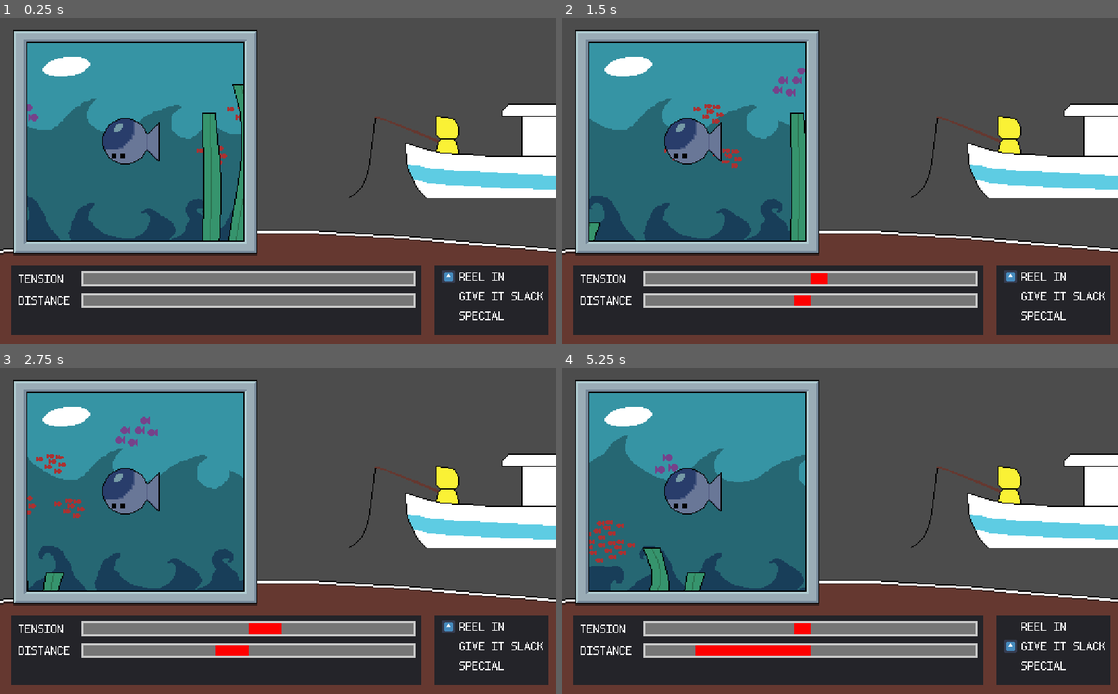
Above: before the commit, frames 1-4 (two rows, left to right).
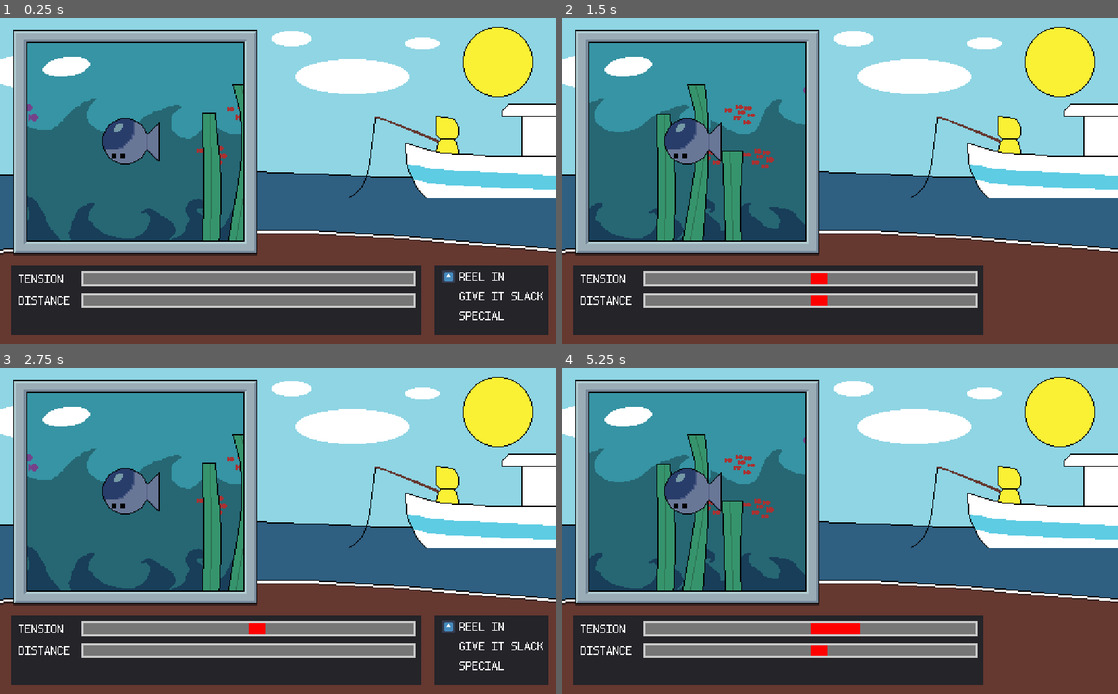
Above: after the commit, the same moments.

Repository: TateKennington/Battle-Fish-Saga
Game: Godot game, scene res://Battle.tscn
The game is run twice, just before and just after one commit, with the same random seed, the same clock (stepped at 60 frames per second) and the same inputs. The engine's default icon, where the game draws it, is replaced by a stand-in: a white triangle on a blue panel in a dark square.
Inputs:
- Up to frame 1 (0.25 s): no input
- Up to frame 2 (1.5 s): tap Enter at 0.5 s; hold Up 0.53-1.28 s; tap Space at 0.77 s; hold Down from 1.28 s (still down)
- Up to frame 3 (2.75 s): tap Space at 1.52 s; release Down at 2.03 s; hold Up from 2.03 s (still down)
- Up to frame 4 (5.25 s): tap Space at 2.75, 3.02, 3.77, 4.52 s; release Up at 3.53 s; hold Down from 3.53 s (still down)

The runs differ from the first frame. In frame 1, 34% of the frame differs, in the area x 0-100%, y 0-72%; in frame 2, 46%, in the area x 0-100%, y 0-98%; in frame 3, 40%; in frame 4, 46%.

Commit message:
Rework animations, start adding boat backgrounds

Diff:
--- a/Battle.gd
+++ b/Battle.gd
@@ -17,13 +17,18 @@
 	gui.set_tension(0)
 	gui.set_distance(0)
 	gui.set_moves_list(player.get_moves_list())
+	var animations = player.get_animations_list();
+	for animation in animations:
+		enemy.add_animation(animation.name, animation.fish)
 	play_turn();
 
 func play_turn():
 	gui.activate();
 	yield(gui, "choose_move")
 	check_end();
+	yield(get_tree().create_timer(1), 'timeout')
 	print("Enemy Turn")
+	#yield(enemy, "animation_finished")
 	enemy.play_turn()
 	yield(enemy, "turn_finished")
 	check_end();
@@ -37,11 +42,12 @@
 		print("You lose")
 		#get_tree().quit()
 
-func on_move(distance_change: float, tension_change: float):
+func on_move(distance_change: float, tension_change: float, move_name: String):
 	print(distance_change)
 	print(tension_change)
 	distance += distance_change;
 	tension += tension_change;
 	gui.set_tension(tension);
 	gui.set_distance(distance);
-	#enemy.move(distance_change)
+
+	enemy.play_animation(move_name)
--- a/Battle.tscn
+++ b/Battle.tscn
@@ -7,6 +7,7 @@
 [ext_resource path="res://Background/OceanBackground-Far.png" type="Texture" id=5]
 [ext_resource path="res://Background/OceanBackground-Close.png" type="Texture" id=6]
 [ext_resource path="res://Background/OceanBackground-Fish.png" type="Texture" id=7]
+[ext_resource path="res://Background/Battle/Background.png" type="Texture" id=8]
 
 [node name="Battle" type="Node2D"]
 script = ExtResource( 1 )
@@ -15,8 +16,14 @@
 
 [node name="BattleGUI" parent="CanvasLayer" instance=ExtResource( 4 )]
 
+[node name="Background" type="Sprite" parent="."]
+texture = ExtResource( 8 )
+centered = false
+
 [node name="Player" parent="." instance=ExtResource( 2 )]
 position = Vector2( 417, 117.924 )
+
+[node name="Foreground" type="Sprite" parent="."]
 
 [node name="ViewportContainer" type="ViewportContainer" parent="."]
 margin_left = 24.0
--- a/Enemy/DonkFish/DonkFish.gd
+++ b/Enemy/DonkFish/DonkFish.gd
@@ -1,9 +1,8 @@
 extends "res://Enemy/Enemy.gd"
 
-signal move(distance_change, tension_change)
+signal move(distance_change, tension_change, move_name)
 
 func play_turn():
-	emit_signal("move", -10, 0)
-	animPlayer.play("donk")
-	yield(animPlayer, 'animation_finished')
+	emit_signal("move", -10, 0, 'donk')
+	yield(anim_player, 'animation_finished')
 	.play_turn();
--- a/Enemy/DonkFish/DonkFish.tscn
+++ b/Enemy/DonkFish/DonkFish.tscn
@@ -41,7 +41,7 @@
 "times": PoolRealArray( 0.2 ),
 "transitions": PoolRealArray( 1 ),
 "values": [ {
-"args": [ -100.0, 0.1 ],
+"args": [ -10.0, 0.1 ],
 "method": "move"
 } ]
 }
--- a/Enemy/Enemy.gd
+++ b/Enemy/Enemy.gd
@@ -7,14 +7,21 @@
 
 onready var sprite: Sprite = $Sprite;
 onready var tween:Tween = $Tween;
-onready var animPlayer:AnimationPlayer = $AnimationPlayer;
+onready var anim_player:AnimationPlayer = $AnimationPlayer;
 
 func play_turn():
 	yield(get_tree().create_timer(0.1), "timeout")
 	emit_signal("turn_finished")
 
+func add_animation(name: String, animation: Animation):
+	anim_player.add_animation(name, animation);
+
+func play_animation(name: String):
+	anim_player.play(name)
+
 func move(distance_change: float, time = 0.1):
-	var newX = position.x - distance_change/100 * 1000;
+	print(distance_change)
+	var newX = position.x + distance_change/100 * 1000;
 	var newY = position.y;
 	#sprite.flip_h = newX < position.x
 	tween.interpolate_property(
--- a/Player/Abilities/Ability.gd
+++ b/Player/Abilities/Ability.gd
@@ -1,6 +1,6 @@
 extends Node
 
-signal move(distance_change, tension_change);
+signal move(distance_change, tension_change, move_name);
 
 func ability():
 	print("Ability not implemented")
--- a/Player/ReelIn.gd
+++ b/Player/Abilities/GiveItSlack/GiveItSlack.gd
@@ -1,7 +1,7 @@
 extends "res://Player/Abilities/Ability.gd"
 
 func ability():
-	emit_signal("move", 0, 10)
+	emit_signal("move", -10, -20, get_name().to_lower())
 
 func get_name():
-	return "Reel In"
+	return "Give it Slack"
--- /dev/null
+++ b/Player/Abilities/ReelIn/FishAnimation.tres
@@ -0,0 +1,19 @@
+[gd_resource type="Animation" format=2]
+
+[resource]
+resource_name = "reelitin"
+length = 0.1
+tracks/0/type = "method"
+tracks/0/path = NodePath(".")
+tracks/0/interp = 1
+tracks/0/loop_wrap = true
+tracks/0/imported = false
+tracks/0/enabled = true
+tracks/0/keys = {
+"times": PoolRealArray( 0 ),
+"transitions": PoolRealArray( 1 ),
+"values": [ {
+"args": [ 10.0, 0.1 ],
+"method": "move"
+} ]
+}
--- /dev/null
+++ b/Player/Abilities/ReelIn/ReelIn.gd
@@ -0,0 +1,9 @@
+extends "res://Player/Abilities/Ability.gd"
+
+var fish_animation = preload('FishAnimation.tres')
+
+func ability():
+	emit_signal("move", 10, 10, get_name().to_lower())
+
+func get_name():
+	return "Reel In"
--- a/Player/GiveItSlack.gd
+++ /dev/null
@@ -1,7 +0,0 @@
-extends "res://Player/Abilities/Ability.gd"
-
-func ability():
-	emit_signal("move", -10, -20)
-
-func get_name():
-	return "Give it Slack"
--- a/Player/Player.gd
+++ b/Player/Player.gd
@@ -18,6 +18,18 @@
 		result["specials"].push_back(special.get_name().to_lower())
 	return result;
 
+func get_animations_list() -> Array:
+	var result = [];
+	for basic in abilities.get_node("basics").get_children():
+		if 'fish_animation' in basic:
+			result.push_back({
+				'name': basic.get_name().to_lower(),
+				'fish': basic.fish_animation,
+			})
+	#for special in abilities.get_node("specials").get_children():
+	#	result["specials"].push_back(special.get_name().to_lower())
+	return result;
+
 func connect_abilities(reciever: Object):
 	for basic in abilities.get_node("basics").get_children():
 		basic.connect('move', reciever, 'on_move')
--- a/Player/Player.tscn
+++ b/Player/Player.tscn
@@ -1,9 +1,12 @@
 [gd_scene load_steps=5 format=2]
 
 [ext_resource path="res://Player/Player.gd" type="Script" id=1]
-[ext_resource path="res://Player/ReelIn.gd" type="Script" id=2]
-[ext_resource path="res://Player/GiveItSlack.gd" type="Script" id=3]
+[ext_resource path="res://Player/Abilities/ReelIn/ReelIn.gd" type="Script" id=2]
+[ext_resource path="res://Player/Abilities/GiveItSlack/GiveItSlack.gd" type="Script" id=3]
 [ext_resource path="res://Player/Player.png" type="Texture" id=4]
+
+
+
 
 [node name="Player" type="Node2D"]
 script = ExtResource( 1 )
Binary file added: Background/Battle/Background.aseprite
Binary file added: Background/Battle/Background.png
Not shown, added: Background/Battle/Background.png.import
Not shown: 1 places in Battle.tscn that only renumber resources
